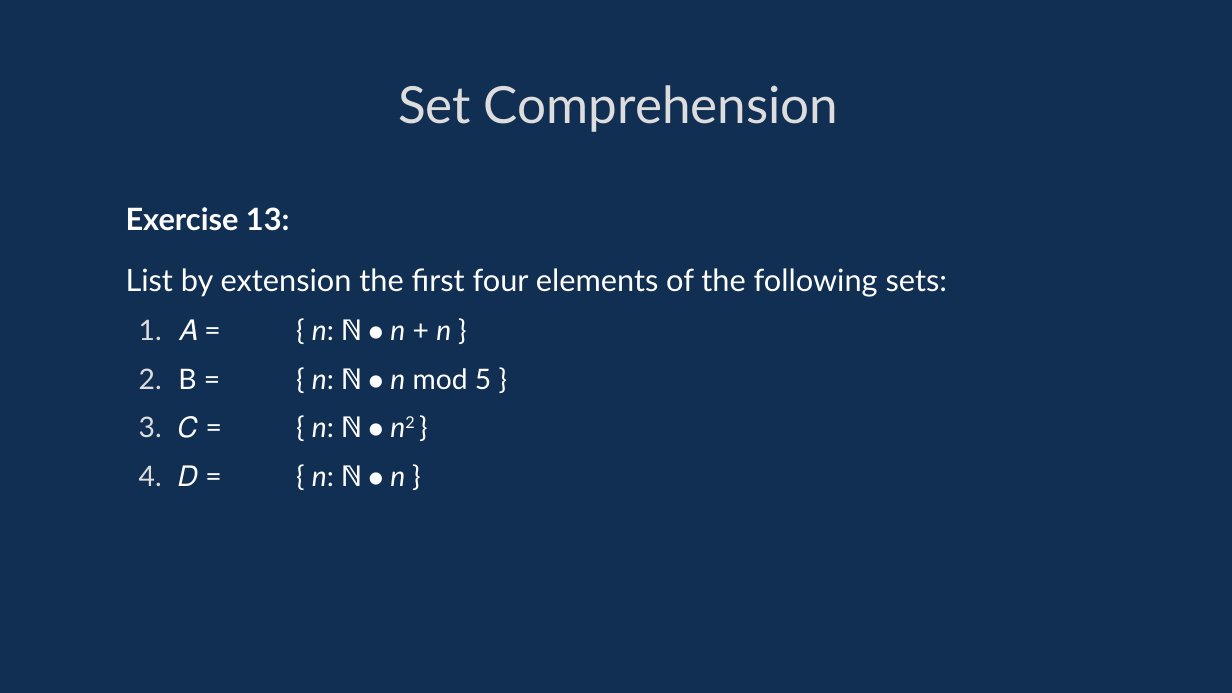
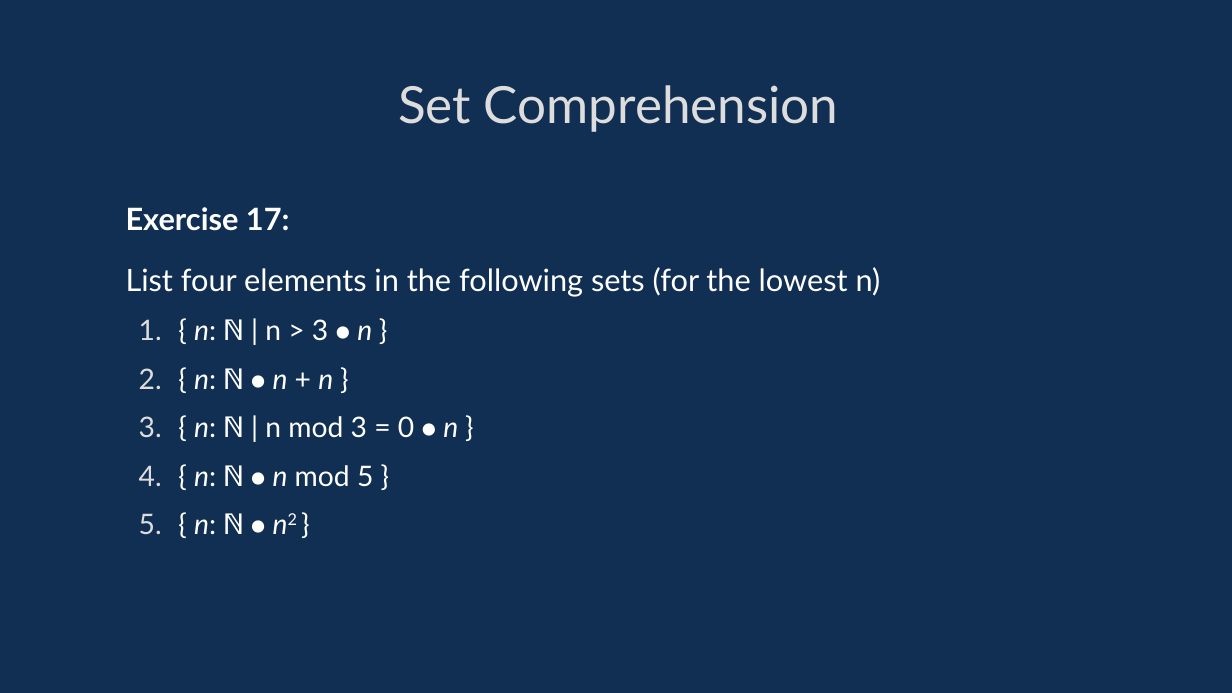
Before and after one commit to davidgundry/maths22-23, a slide deck: slide 77 of slides/maths-8-set-theory.odp (slide 70 before the commit). Drawn at 1232x693 pixels with LibreOffice and Linux fonts; fonts in the diff are those of the drawing. Boxes give left, top, right and bottom in pixels: in the first picture for what was removed or moved away, otherwise in the second. Text is boxed around its words. In the diff, an @@ line names an element or a change of style, - is before the commit and + after.

```diff
--- a/slides/maths-8-set-theory.odp
+++ b/slides/maths-8-set-theory.odp
@@ text at [126, 207, 881, 534]: text changed @@
-Exercise 13:
-List by extension the first four elements of the following sets:
-  1. 𝐴 = { n: ℕ ⦁ n + n }
-  2. B = { n: ℕ ⦁ n mod 5 }
-  3. 𝐶 = { n: ℕ ⦁ n2 }
-  4. 𝐷 = { n: ℕ ⦁ n }
+Exercise 17:
+List four elements in the following sets (for the lowest n)
+  1. { n: ℕ | n > 3 ⦁ n }
+  2. { n: ℕ ⦁ n + n }
+  3. { n: ℕ | n mod 3 = 0 ⦁ n }
+  4. { n: ℕ ⦁ n mod 5 }
+  5. { n: ℕ ⦁ n2 }
```
Also in this commit, not shown: 39 other slides changed, 15 slides added, 4 slides removed, 24 other files.
